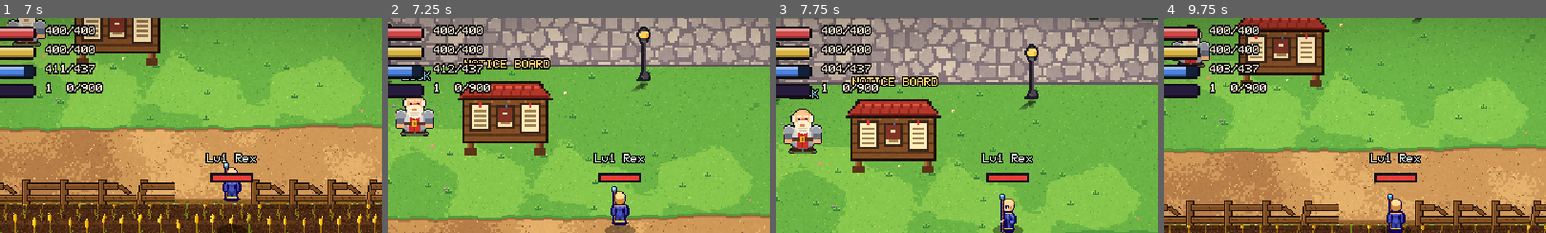
Above: before the commit, frames 1-4 (left to right).
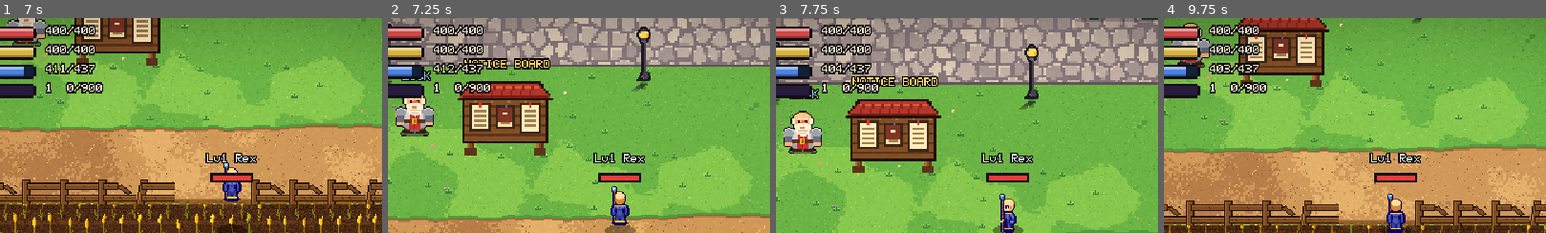
Above: after the commit, the same moments.

Repository: ivymiketwo/Dorkfall
Game: Godot game, scene res://scenes/main.tscn
Same seed, same stepped clock (60 frames per second), same inputs: the game is played once before the commit and once after it.
Inputs (mouse positions are % of the whole screen's width and height, from its top left):
- Up to frame 1 (7 s): tap Enter at 0.5 s; drag from (89, 94) to (60, 28) at 0.52 s; drag from (92, 65) to (45, 70) at 1.27 s; move the mouse to (97, 45) at 2.02 s; hold D (move_right) 2.03-2.75 s; hold F (interact) 2.03-2.75 s; click (97, 45) at 2.17 s; drag from (45, 70) to (20, 35) at 2.77 s; move the mouse to (80, 65) at 3.52 s; hold A (move_left) 3.53-4.25 s; hold K (spellbook) 3.53-4.25 s; tap Space (jump) at 3.77, 4.07, 6.77 s; drag from (20, 35) to (35, 25) at 4.27 s; move the mouse to (55, 50) at 5.02 s; hold S (move_down) 5.03-5.75 s; hold C (stats) 5.03-5.75 s; click (55, 50) at 5.17 s; drag from (35, 25) to (30, 55) at 5.77 s; move the mouse to (72, 45) at 6.52 s; hold W (move_up) from 6.53 s (still down); tap Keypad Enter at 6.6 s
- Up to frame 2 (7.25 s): keep holding W (move_up); tap Space (jump) at 7.07 s
- Up to frame 3 (7.75 s): release W (move_up) at 7.25 s; drag from (30, 55) to (12, 6) at 7.27 s
- Up to frame 4 (9.75 s): move the mouse to (60, 28) at 8.02 s; hold S (move_down) 8.03-8.75 s; tap X at 8.1 s; drag from (45, 70) to (20, 35) at 8.77 s; move the mouse to (80, 65) at 9.52 s; hold W (move_up) from 9.53 s (still down); tap T at 9.6 s; click (80, 65) at 9.67 s
The pictures show only the part of the screen within x 20-70%, y 0-50%; the shares and areas given below are measured in that part.

Frame 1 is identical in both runs. In frame 2, 0.8% of the frame differs, in the area x 2-12%, y 36-53%; in frame 3, 0.8%, in the area x 2-12%, y 42-61%; in frame 4, 0.4%.

Commit message:
Wizard shop interior redo: new shopkeeper Selene, twinkling window, flickering lanterns, bubbling arcane cauldron, pondering crystal orb on an ornate pedestal; fix shadow blending in pet shop
Co-Authored-By: Claude Sonnet 5.5 <noreply@anthropic.com>
Claude-Session: https://claude.ai/code/session_01UyEsHhhwY5pbE3D4yW6PxM

Diff:
--- a/scenes/interior_wizard_shop.tscn
+++ b/scenes/interior_wizard_shop.tscn
@@ -1,22 +1,69 @@
-[gd_scene load_steps=8 format=3]
+[gd_scene load_steps=14 format=3]
 
 [ext_resource type="Script" path="res://scripts/interior.gd" id="1_script"]
 [ext_resource type="Texture2D" path="res://art/interior_wizard_shop.png" id="2_tex"]
 [ext_resource type="PackedScene" path="res://scenes/npc.tscn" id="3_npc"]
 [ext_resource type="Resource" path="res://shops/wizard_shop.tres" id="4_shop"]
 [ext_resource type="Texture2D" path="res://art/wizard_keeper.png" id="5_keeper"]
+[ext_resource type="Script" path="res://scripts/cauldron.gd" id="6_cauldron"]
+[ext_resource type="Texture2D" path="res://art/cauldron_arcane.png" id="7_cauldron_tex"]
+[ext_resource type="Script" path="res://scripts/crystal_orb.gd" id="8_orb"]
+[ext_resource type="Script" path="res://scripts/critter.gd" id="9_critter"]
+[ext_resource type="Texture2D" path="res://art/wiz_window.png" id="10_window"]
+[ext_resource type="Texture2D" path="res://art/wiz_lantern.png" id="11_lantern"]
 
 [sub_resource type="RectangleShape2D" id="RectangleShape2D_exit"]
 size = Vector2(24, 6)
 
 [node name="WizardShop" type="Node2D"]
 script = ExtResource("1_script")
-solids = Array[Rect2]([Rect2(0, 0, 224, 34), Rect2(0, 0, 8, 176), Rect2(216, 0, 8, 176), Rect2(0, 168, 100, 8), Rect2(124, 168, 100, 8), Rect2(100, 176, 24, 8), Rect2(72, 94, 80, 14), Rect2(16, 128, 30, 20), Rect2(176, 126, 36, 22)])
+solids = Array[Rect2]([Rect2(0, 0, 224, 34), Rect2(0, 0, 8, 176), Rect2(216, 0, 8, 176), Rect2(0, 168, 100, 8), Rect2(124, 168, 100, 8), Rect2(100, 176, 24, 8), Rect2(72, 94, 80, 14), Rect2(14, 130, 34, 16), Rect2(178, 134, 24, 24)])
 
 [node name="Room" type="Sprite2D" parent="."]
 scale = Vector2(0.5, 0.5)
 texture = ExtResource("2_tex")
 centered = false
+
+[node name="Window" type="Sprite2D" parent="."]
+position = Vector2(97, 2)
+scale = Vector2(0.5, 0.5)
+texture = ExtResource("10_window")
+centered = false
+hframes = 4
+script = ExtResource("9_critter")
+frames = PackedInt32Array(0, 1, 2, 0, 1, 3, 2)
+durations = PackedFloat32Array(2.2, 1.8, 2.6, 1.4, 2.0, 0.35, 2.4)
+
+[node name="LanternL" type="Sprite2D" parent="."]
+position = Vector2(91, 3)
+scale = Vector2(0.5, 0.5)
+texture = ExtResource("11_lantern")
+centered = false
+hframes = 4
+script = ExtResource("9_critter")
+frames = PackedInt32Array(0, 1, 2, 3, 1, 2)
+durations = PackedFloat32Array(0.12, 0.1, 0.14, 0.1, 0.12, 0.13)
+
+[node name="LanternR" type="Sprite2D" parent="."]
+position = Vector2(127, 3)
+scale = Vector2(0.5, 0.5)
+texture = ExtResource("11_lantern")
+centered = false
+hframes = 4
+script = ExtResource("9_critter")
+frames = PackedInt32Array(0, 1, 2, 3, 1, 2)
+durations = PackedFloat32Array(0.12, 0.1, 0.14, 0.1, 0.12, 0.13)
+
+[node name="Cauldron" type="Node2D" parent="."]
+position = Vector2(31, 146.5)
+script = ExtResource("6_cauldron")
+brew_color = Color(0.74, 0.5, 0.96, 1)
+steam_color = Color(0.9, 0.78, 1, 1)
+texture_override = ExtResource("7_cauldron_tex")
+
+[node name="Orb" type="Node2D" parent="."]
+position = Vector2(190, 125)
+script = ExtResource("8_orb")
 
 [node name="Entry" type="Marker2D" parent="."]
 position = Vector2(112, 152)
@@ -27,8 +74,9 @@
 [node name="CollisionShape2D" type="CollisionShape2D" parent="Exit"]
 shape = SubResource("RectangleShape2D_exit")
 
-[node name="Aldric" parent="." instance=ExtResource("3_npc")]
+[node name="Selene" parent="." instance=ExtResource("3_npc")]
 position = Vector2(112, 88)
-display_name = "Aldric"
+display_name = "Selene"
 shop = ExtResource("4_shop")
 sprite_texture = ExtResource("5_keeper")
+idle_split_row = 28
--- a/scripts/cauldron.gd
+++ b/scripts/cauldron.gd
@@ -5,6 +5,7 @@
 
 @export var brew_color := Color(0.39, 0.84, 0.42)
 @export var steam_color := Color(0.75, 1.0, 0.75)
+@export var texture_override: Texture2D   # e.g. a purple-brew version for the wizard shop
 
 const P := 0.5                         # one art pixel in world units
 const TEX := preload("res://art/cauldron.png")
@@ -57,7 +58,7 @@
 	draw_circle(Vector2.ZERO, 16.0, Color(1.0, 0.55, 0.2, 0.10 * flick))
 	draw_circle(Vector2.ZERO, 11.0, Color(1.0, 0.62, 0.25, 0.12 * flick))
 	draw_set_transform(Vector2.ZERO)
-	draw_texture_rect(TEX, Rect2(Vector2(-15, -23), Vector2(30, 23)), false)
+	draw_texture_rect(texture_override if texture_override else TEX, Rect2(Vector2(-15, -23), Vector2(30, 23)), false)
 	# flames licking up around the bottom of the pot: little tapered tongues
 	for i in 7:
 		var bx := -9.0 + i * 3.0 + sin(_t * 3.0 + i) * 0.5
--- /dev/null
+++ b/scripts/crystal_orb.gd
@@ -0,0 +1,85 @@
+extends Node2D
+## An enchanted crystal ball: a shaded glass sphere with swirling mist, a slowly
+## pulsing glow and sparkles that drift up and twinkle. Drawn on the art pixel grid
+## (half a world unit) so it matches the rest of the pixel art.
+
+@export var radius_px := 12                       # radius in art pixels
+@export var glow_color := Color(0.45, 0.8, 1.0)
+
+const P := 0.5
+var _t := 0.0
+var _sparks: Array = []                           # {p, age, life}
+var _spark_cd := 0.0
+
+
+func _process(delta: float) -> void:
+	_t += delta
+	_spark_cd -= delta
+	if _spark_cd <= 0.0:
+		_spark_cd = randf_range(0.15, 0.45)
+		var a := randf() * TAU
+		_sparks.append({"p": Vector2(cos(a), sin(a)) * radius_px * P * randf_range(0.5, 1.2) + Vector2(0, -2.0),
+				"age": 0.0, "life": randf_range(0.8, 1.6)})
+	for i in range(_sparks.size() - 1, -1, -1):
+		_sparks[i].age += delta
+		_sparks[i].p += Vector2(0, -3.0) * delta
+		if _sparks[i].age > _sparks[i].life:
+			_sparks.remove_at(i)
+	queue_redraw()
+
+
+func _px(at: Vector2, c: Color, w := 1, h := 1) -> void:
+	draw_rect(Rect2((at / P).floor() * P, Vector2(w, h) * P), c)
+
+
+func _draw() -> void:
+	var pulse := 0.8 + 0.2 * sin(_t * 2.2)
+	# soft glow halo
+	for r in [1.9, 1.6, 1.3]:
+		draw_circle(Vector2.ZERO, radius_px * P * r, Color(glow_color.r, glow_color.g, glow_color.b, 0.045 * pulse))
+	var R := float(radius_px)
+	for y in range(-radius_px, radius_px):
+		for x in range(-radius_px, radius_px):
+			var cx := x + 0.5
+			var cy := y + 0.5
+			var d := sqrt(cx * cx + cy * cy) / R
+			if d > 1.0:
+				continue
+			var col: Color
+			if d > 0.88:
+				col = Color(0.1, 0.12, 0.35)                                   # rim
+			else:
+				# light from the upper left
+				var lit := clampf(1.0 - (Vector2(cx, cy) - Vector2(-R * 0.35, -R * 0.4)).length() / (R * 1.5), 0.0, 1.0)
+				col = Color(0.12, 0.25, 0.6).lerp(Color(0.55, 0.88, 1.0), lit)
+				col = Color(floorf(col.r * 5.0) / 5.0, floorf(col.g * 5.0) / 5.0, floorf(col.b * 5.0) / 5.0)   # banded, pixel-art shading
+				# swirling mist
+				var ang := atan2(cy, cx)
+				var swirl := sin(ang * 2.0 - _t * 1.4 + d * 7.0) + 0.6 * sin(ang * 3.0 + _t * 0.9 - d * 5.0)
+				if swirl > 1.05 and d < 0.8:
+					col = col.lerp(Color(0.8, 0.95, 1.0), 0.55 * pulse)
+			_px(Vector2(cx - 0.5, cy - 0.5) * P, col)
+	# glassy highlight
+	_px(Vector2(-R * 0.5, -R * 0.62) * P, Color(1, 1, 1, 0.95), 3, 1)
+	_px(Vector2(-R * 0.62, -R * 0.5) * P, Color(1, 1, 1, 0.95), 1, 3)
+	# the orb ponders: now and then a question mark swims up out of the mist and fades
+	var ph := fposmod(_t, 7.0)
+	if ph < 2.4:
+		var ga := sin(ph / 2.4 * PI)
+		var gc := Color(1.0, 0.95, 0.6, ga)
+		var q := [".XXX.", "X...X", "....X", "...X.", "..X..", ".....", "..X.."]
+		for qy in q.size():
+			for qx in 5:
+				if q[qy][qx] == "X":
+					_px(Vector2(-2.5 + qx, -4.0 + qy - ph * 0.8) * P, gc)
+	# sparkles
+	for s: Dictionary in _sparks:
+		var k: float = s.age / s.life
+		var a := sin(k * PI)
+		var c := Color(0.9, 0.97, 1.0, a)
+		_px(s.p, c)
+		if a > 0.6:
+			_px(s.p + Vector2(P, 0), Color(c.r, c.g, c.b, 0.6))
+			_px(s.p + Vector2(-P, 0), Color(c.r, c.g, c.b, 0.6))
+			_px(s.p + Vector2(0, P), Color(c.r, c.g, c.b, 0.6))
+			_px(s.p + Vector2(0, -P), Color(c.r, c.g, c.b, 0.6))
Binary file added: art/cauldron_arcane.png
Not shown, added: art/cauldron_arcane.png.import
Binary file changed: art/interior_pet_shop.png
Binary file changed: art/interior_wizard_shop.png
Binary file changed: art/pet_nest_blue.png
Binary file changed: art/pet_nest_eggs.png
Binary file changed: art/pet_nest_red.png
Binary file changed: art/pet_nest_yellow.png
Binary file added: art/wiz_lantern.png
Not shown, added: art/wiz_lantern.png.import
Binary file added: art/wiz_window.png
Not shown, added: art/wiz_window.png.import
(and 2 more such lines)
